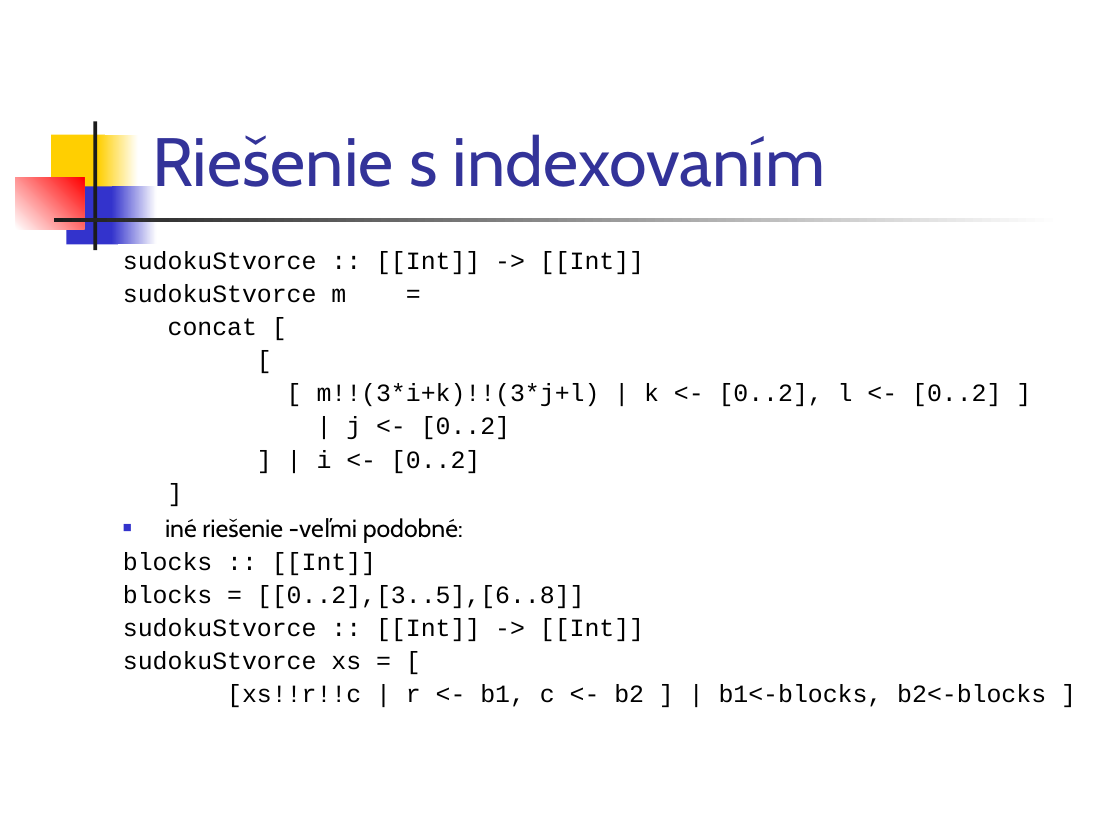
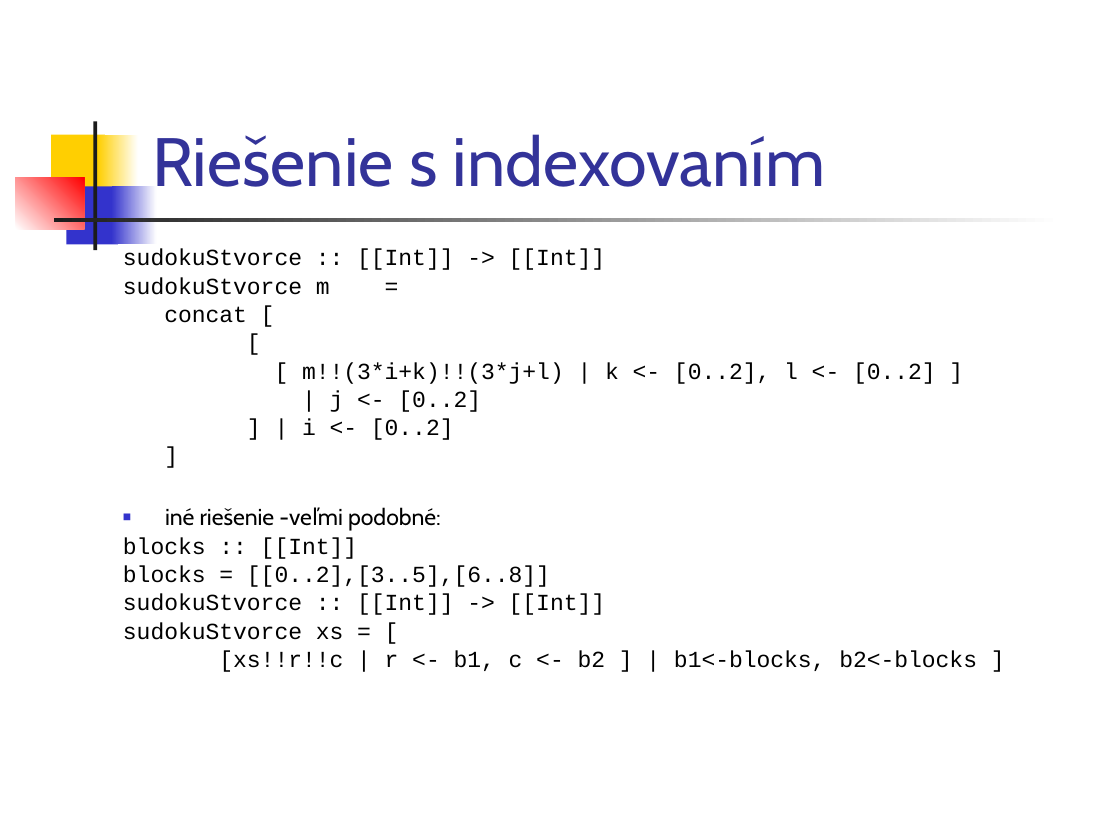
Before and after one commit to Funkcionalne/Prednasky, a slide deck: slide 8 of 04/04_fpro.ppt. Drawn at 1120x840 pixels with LibreOffice and Linux fonts; fonts in the diff are those of the drawing. Boxes give left, top, right and bottom in pixels: in the first picture for what was removed or moved away, otherwise in the second. Text is boxed around its words. In the diff, an @@ line names an element or a change of style, - is before the commit and + after.

```diff
--- a/04/04_fpro.ppt
+++ b/04/04_fpro.ppt
@@ text "sudokuStvorce :: [[Int]] -> [[Int]]" at (123, 249, 977, 672): size 16 to 14.8 pt; line spacing 0.9 to 0.8 @@
```
Also in this commit, not shown: 7 other files.
